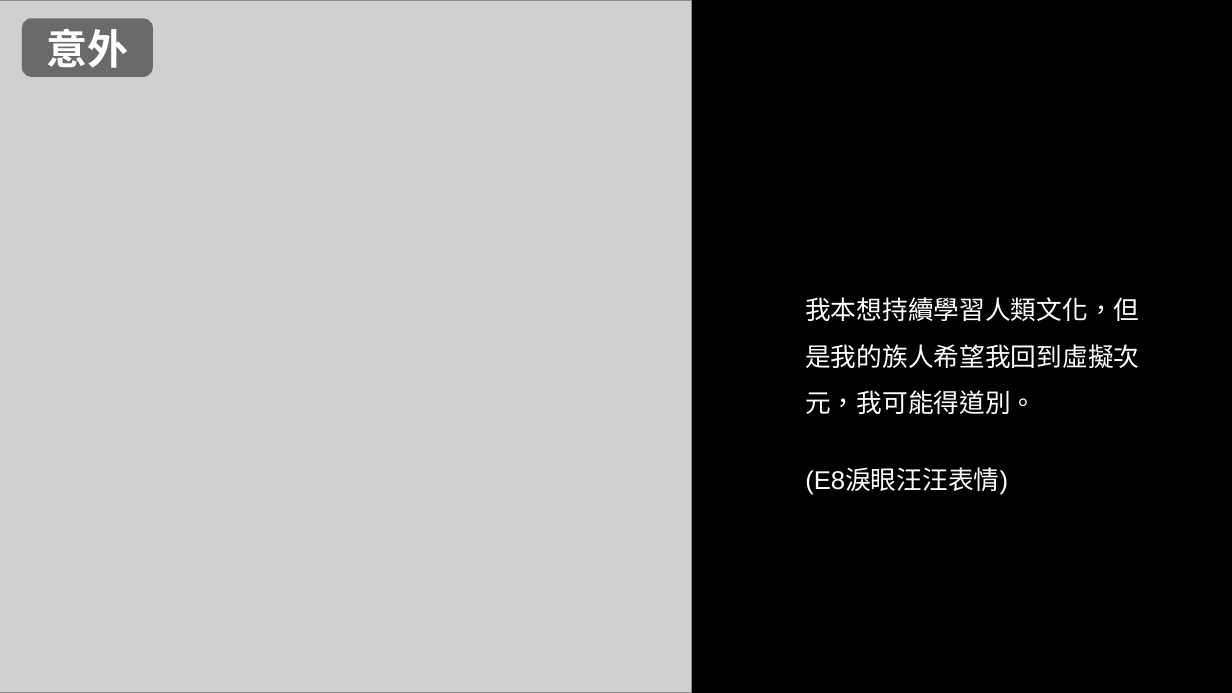
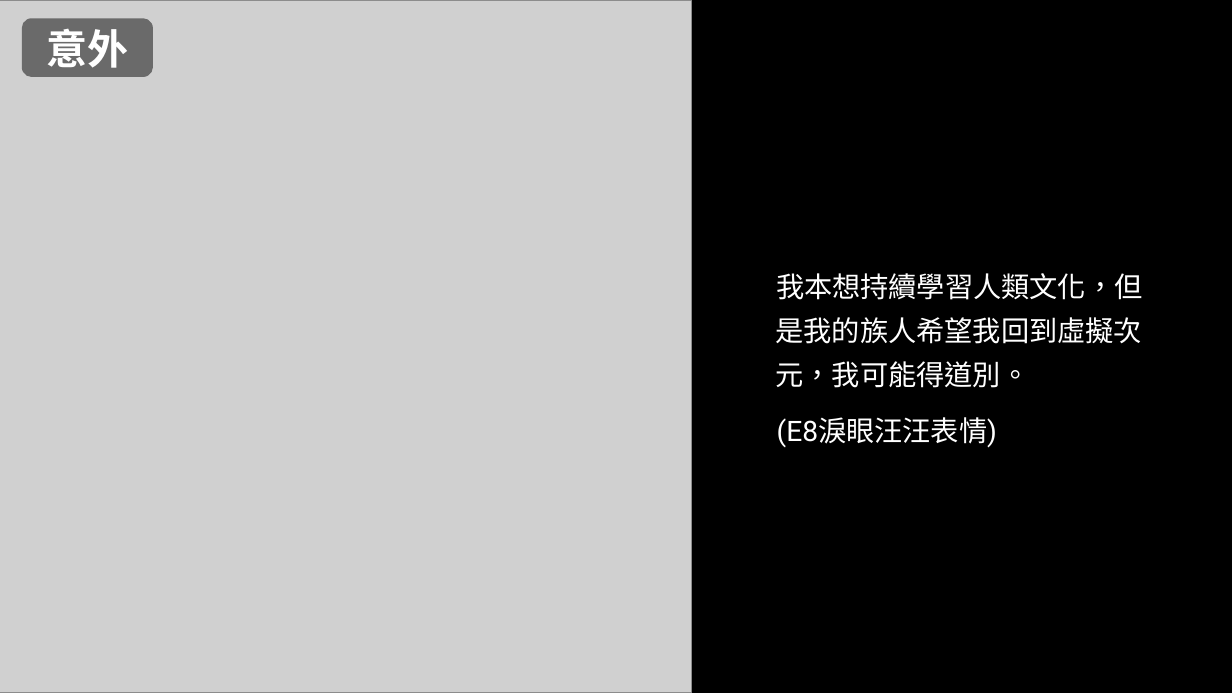
Before and after one commit to CornuDev/ca2024f, a slide deck: slide 6 of hw01.pptx. Drawn at 1232x693 pixels with LibreOffice and Linux fonts; fonts in the diff are those of the drawing; grey boxes stand for pictures. Boxes give left, top, right and bottom in pixels: in the first picture for what was removed or moved away, otherwise in the second. Text is boxed around its words. In the diff, an @@ line names an element or a change of style, - is before the commit and + after.

```diff
--- a/hw01.pptx
+++ b/hw01.pptx
@@ text "我本想持續學習人類文化，但是我的族人希望我回到虛擬次元，我可能得道別。": place and size @@
-text "我本想持續學習人類文化，但是我的族人希望我回到虛擬次元，我可能得道別。" at [805, 297, 1139, 495]
+text "我本想持續學習人類文化，但是我的族人希望我回到虛擬次元，我可能得道別。" at [776, 273, 1142, 448]
@@ text "我本想持續學習人類文化，但是我的族人希望我回到虛擬次元，我可能得道別。" at [776, 273, 1142, 448]: size 20 to 22 pt, font Arial to Roboto; indent changed; line spacing 1.5 to 1.3; more space between paragraphs; line spacing 1 to 1.3 @@
```
Also in this commit, not shown: 7 other slides changed, 1 other file.
